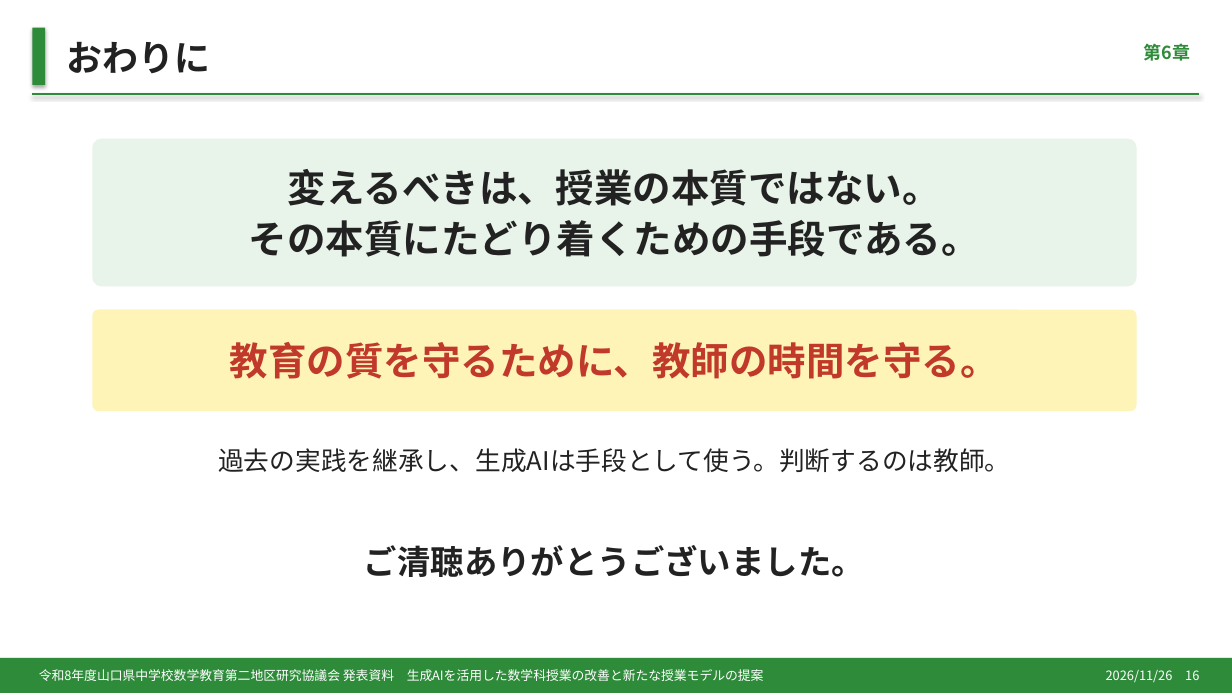
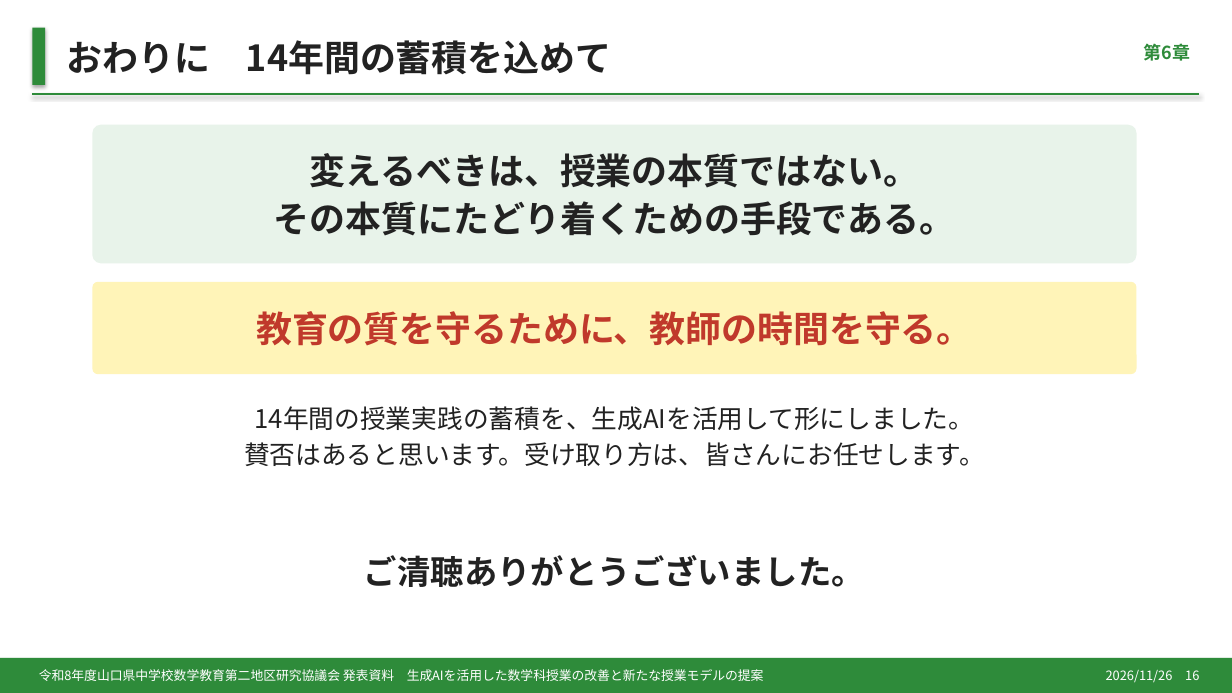
Before and after one commit to margiela14th-sudo/my-ai-project, a slide deck: slide 16 of 07_完成資料/県大会発表_生成AI授業再構築.pptx. Drawn at 1232x693 pixels with LibreOffice and Linux fonts; fonts in the diff are those of the drawing. Boxes give left, top, right and bottom in pixels: in the first picture for what was removed or moved away, otherwise in the second. Text is boxed around its words. In the diff, an @@ line names an element or a change of style, - is before the commit and + after.

```diff
--- a/07_完成資料/県大会発表_生成AI授業再構築.pptx
+++ b/07_完成資料/県大会発表_生成AI授業再構築.pptx
@@ text at [66,40,611,75]: text changed @@
-おわりに
+おわりに 14年間の蓄積を込めて
@@ rounded rectangle "変えるべきは、授業の本質ではない。": place and size @@
-rounded rectangle "変えるべきは、授業の本質ではない。" at [92,139,1137,287]
+rounded rectangle "変えるべきは、授業の本質ではない。" at [92,125,1137,263]
@@ rounded rectangle "変えるべきは、授業の本質ではない。" at [92,125,1137,263]: size 30 to 28 pt @@
@@ rounded rectangle "教育の質を守るために、教師の時間を守る。" at [92,282,1137,374]: size 30 to 28 pt @@
@@ rounded rectangle "教育の質を守るために、教師の時間を守る。": place and size @@
-rounded rectangle "教育の質を守るために、教師の時間を守る。" at [92,310,1137,411]
+rounded rectangle "教育の質を守るために、教師の時間を守る。" at [92,282,1137,374]
@@ text at [244,406,985,466]: text changed @@
-過去の実践を継承し、生成AIは手段として使う。判断するのは教師。
+14年間の授業実践の蓄積を、生成AIを活用して形にしました。
+賛否はあると思います。受け取り方は、皆さんにお任せします。
@@ text "ご清聴ありがとうございました。": place and size @@
-text "ご清聴ありがとうございました。" at [364,545,865,577]
+text "ご清聴ありがとうございました。" at [364,555,865,587]
```
Also in this commit, not shown: 14 other slides changed, 2 slides added, 2 slides removed, 8 other files.
